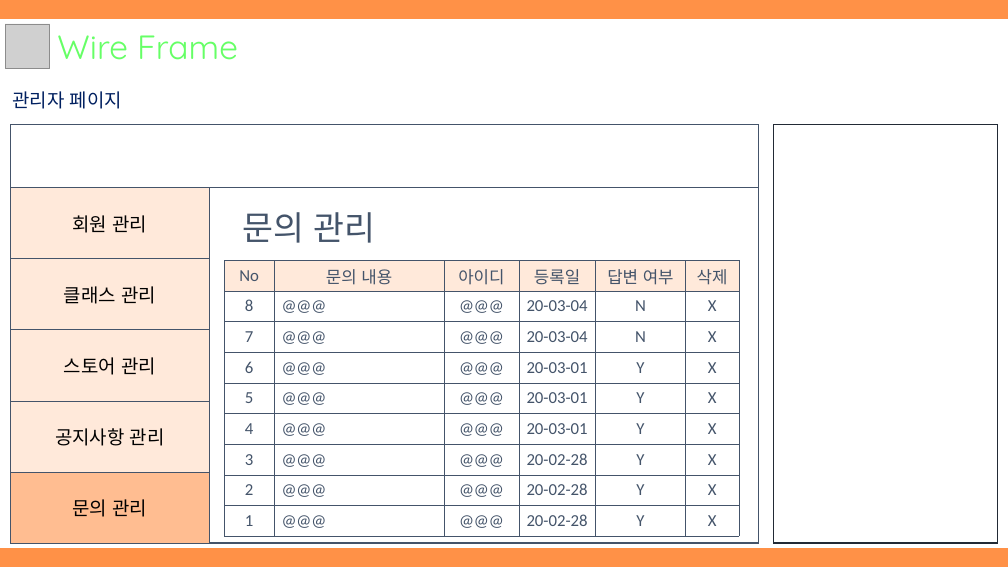
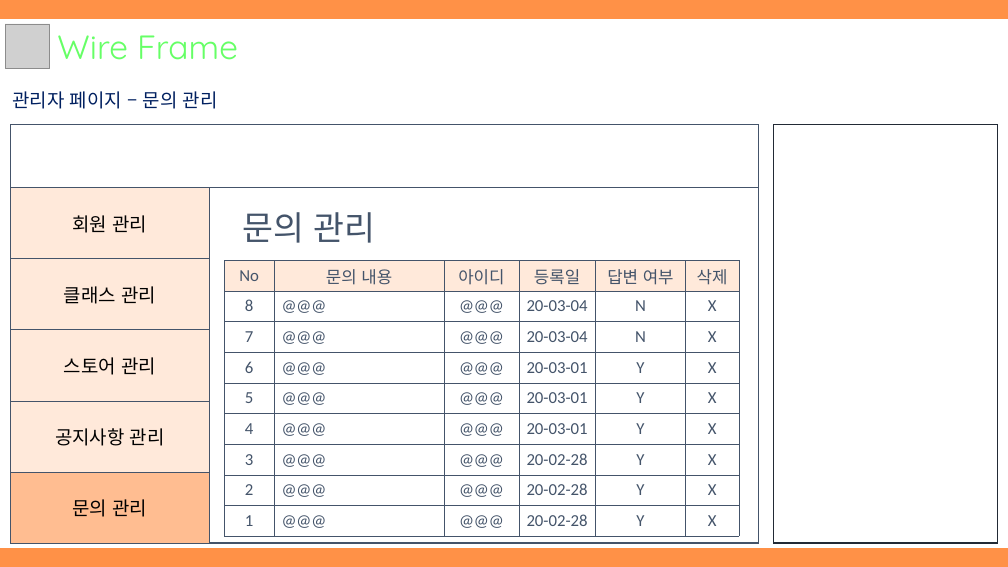
Before and after one commit to hhsw07/ezen-academy-projects, a slide deck: slide 23 of WebContent/hsw/3조 원데이클래스_hsw.pptx (slide 15 before the commit). Drawn at 1008x567 pixels with LibreOffice and Linux fonts; fonts in the diff are those of the drawing; grey boxes stand for pictures. Boxes give left, top, right and bottom in pixels: in the first picture for what was removed or moved away, otherwise in the second. Text is boxed around its words. In the diff, an @@ line names an element or a change of style, - is before the commit and + after.

```diff
--- a/WebContent/hsw/3조 원데이클래스_hsw.pptx
+++ b/WebContent/hsw/3조 원데이클래스_hsw.pptx
@@ text at [12, 91, 218, 109]: text changed @@
-관리자 페이지
+관리자 페이지 – 문의 관리
```
Also in this commit, not shown: 9 other slides changed, 4 slides added, 1 slide removed, 2 other files.
